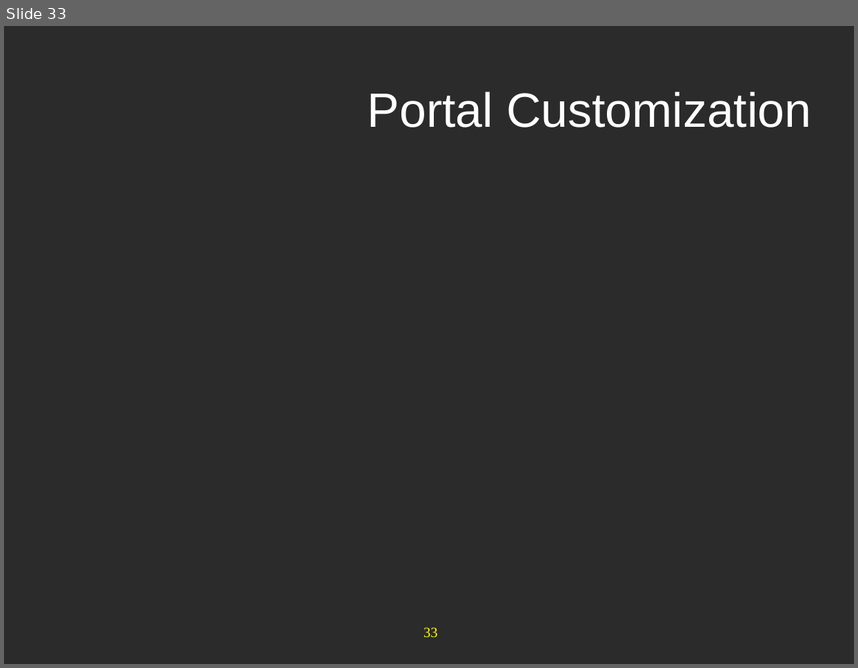
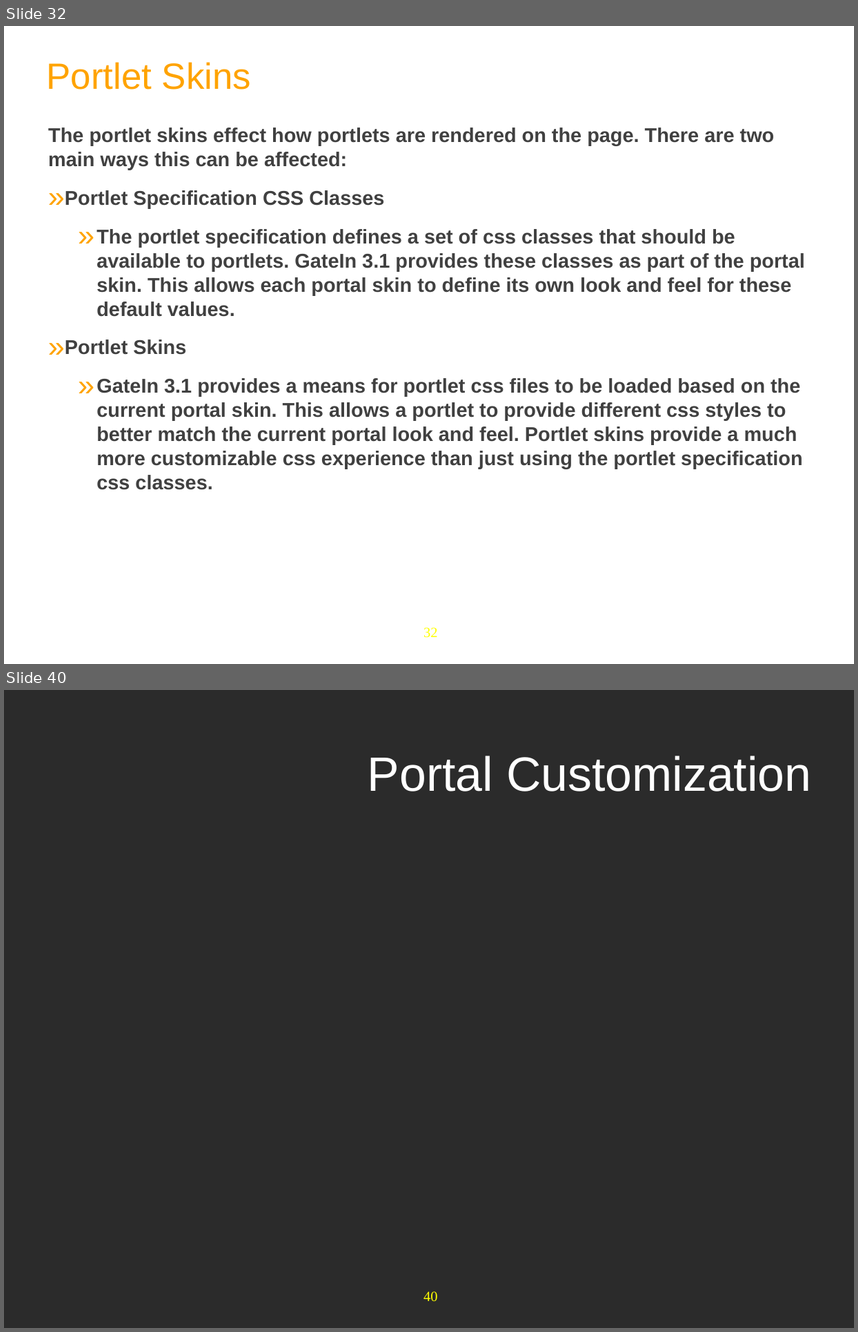
Before and after one commit to anhvurz90/training, a slide deck: exo-developer/220-customization/slides/220-customization-XDev-en.ppt. Shown one above the other, each under a label of ours: slide 33 before the commit, slides 32 and 40 after it; the slides between them are not shown. The pictures are 858x668 and 858x1332 pixels, drawn with LibreOffice and Linux fonts; fonts in the diff are those of the drawing; background and template pictures are left out; a plain dark background stands for a picture behind light text. Boxes give left, top, right and bottom in pixels: in the first picture for what was removed or moved away, otherwise in the second. Text is boxed around its words. In the diff, an @@ line names an element or a change of style, - is before the commit and + after.

```diff
--- a/exo-developer/220-customization/slides/220-customization-XDev-en.ppt
+++ b/exo-developer/220-customization/slides/220-customization-XDev-en.ppt
@@ slide 32 added at [4,26,854,664], background #FFFFFF; not listed: 1 template element that a slide beside it also shows @@
@@ text added at [46,62,251,89], 44 pt, text #FFA300 @@
+Portlet Skins
@@ text added at [48,127,805,490], 24 pt, text #404040, bold @@
+The portlet skins effect how portlets are rendered on the page. There are two main ways this can be affected:
+» Portlet Specification CSS Classes
+  » The portlet specification defines a set of css classes that should be available to portlets. GateIn 3.1 provides these classes as part of the portal skin. This allows each portal skin to define its own look and feel for these default values.
+» Portlet Skins
+  » GateIn 3.1 provides a means for portlet css files to be loaded based on the current portal skin. This allows a portlet to provide different css styles to better match the current portal look and feel. Portlet skins provide a much more customizable css experience than just using the portlet specification css classes.
@@ what was slide 33 is now slide 40 @@
@@ page number at [424,1291,437,1301]: text changed @@
-33
+40
```
Also in this commit, not shown: 5 slides changed, 11 other slides added, 5 slides removed.
